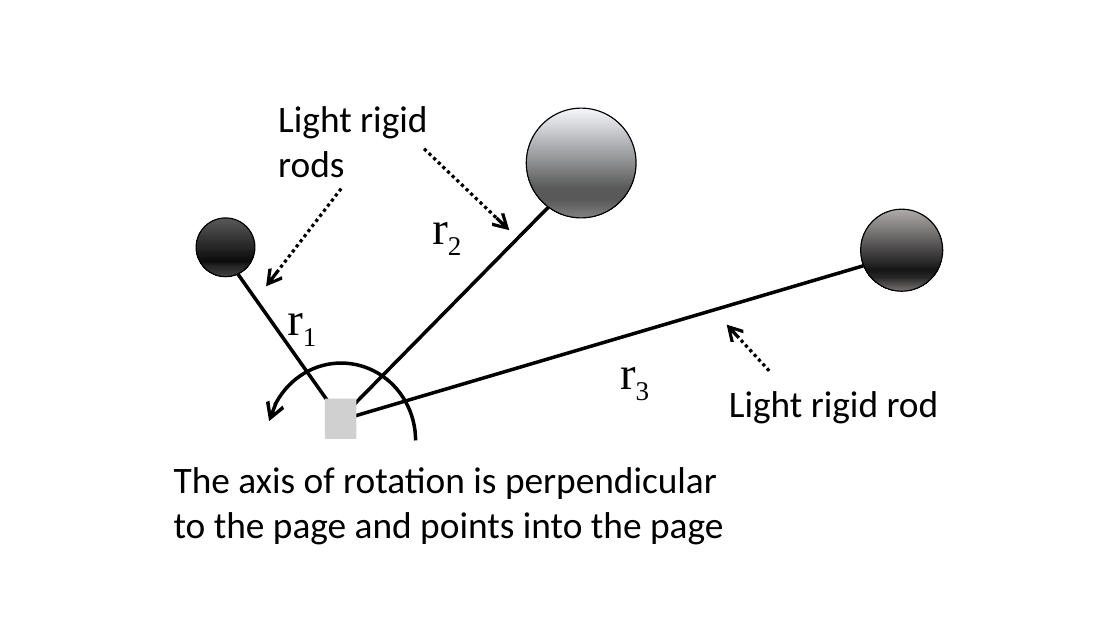
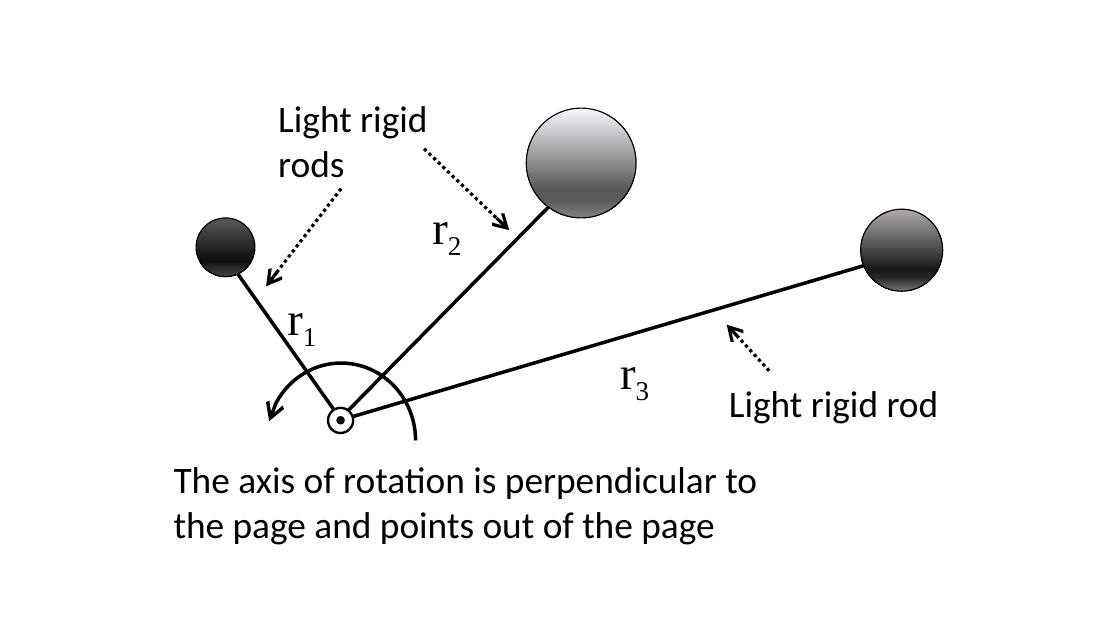
Before and after one commit to RichmondPhysics/131, a slide deck: slide 1 of StudentGuideModule1/rotation/rotation_fig5_new.pptx. Drawn at 1120x630 pixels with LibreOffice and Linux fonts; fonts in the diff are those of the drawing; grey boxes stand for pictures. Boxes give left, top, right and bottom in pixels: in the first picture for what was removed or moved away, otherwise in the second. Text is boxed around its words. In the diff, an @@ line names an element or a change of style, - is before the commit and + after.

```diff
--- a/StudentGuideModule1/rotation/rotation_fig5_new.pptx
+++ b/StudentGuideModule1/rotation/rotation_fig5_new.pptx
@@ picture removed at (325, 399, 357, 439) @@
@@ ellipse added at (336, 416, 344, 424), fill #000000 @@
@@ text at (174, 467, 757, 545): text changed @@
-The axis of rotation is perpendicular to the page and points into the page
+The axis of rotation is perpendicular to the page and points out of the page
```
Also in this commit, not shown: 2 other files.
